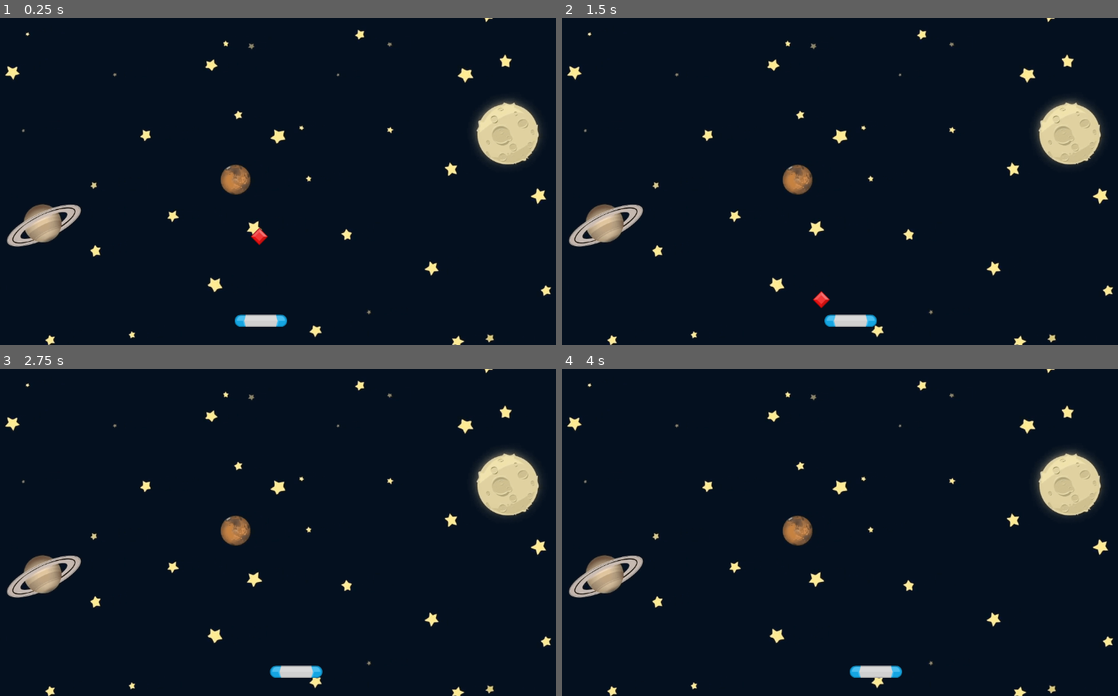
Above: before the commit, frames 1-4 (two rows, left to right).
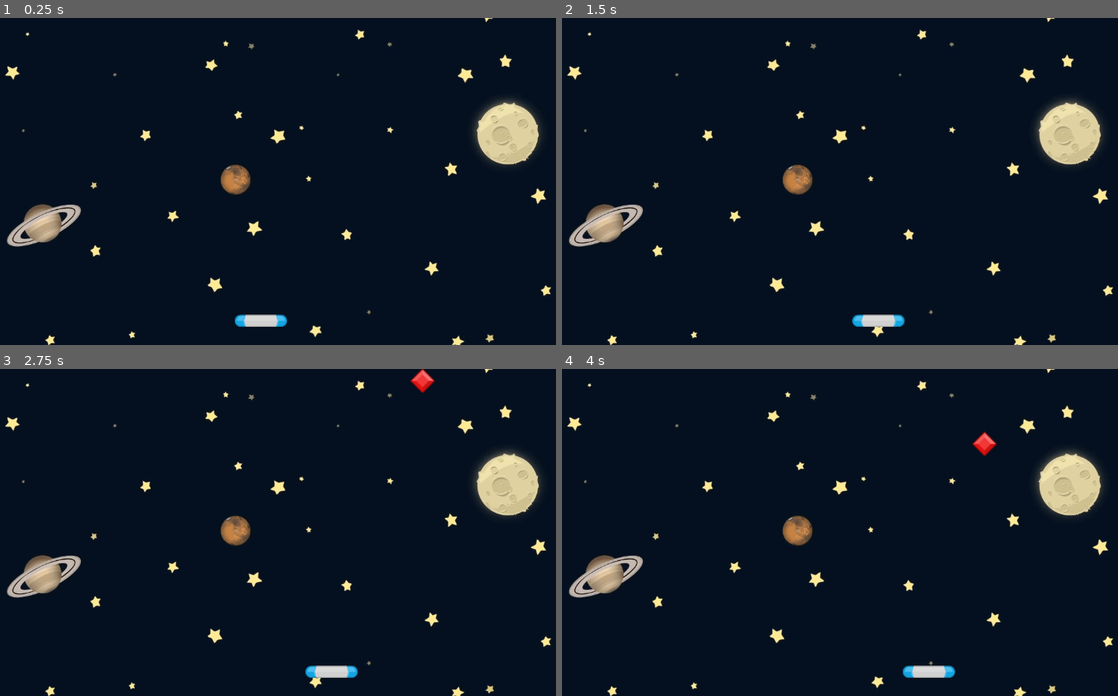
Above: after the commit, the same moments.

Repository: pmatos2000/godot_study
Game: Godot game, scene res://scenes/game.tscn
Two runs of this game, one before a commit and one after it. Both use one fixed random seed, a clock stepped at 60 frames per second and the inputs below.
Inputs:
- Up to frame 1 (0.25 s): no input
- Up to frame 2 (1.5 s): hold Right (right) 0.53-1.28 s; hold Left (left) from 1.28 s (still down)
- Up to frame 3 (2.75 s): release Left (left) at 2.03 s; hold Right (right) from 2.03 s (still down)
- Up to frame 4 (4 s): release Right (right) at 3.53 s; hold Left (left) from 3.53 s (still down)

The runs differ from the first frame. In frame 1, less than 0.1% of the frame differs, in the area x 45-49%, y 64-70%; in frame 2, 0.6%; in frame 3, 0.8%; in frame 4, 0.9%, in the area x 51-79%, y 19-95%.

Commit message:
Spawning gems

Diff:
--- /dev/null
+++ b/gem-gatcher/scenes/game.gd
@@ -0,0 +1,17 @@
+extends Node2D
+
+@export var gen_scene : PackedScene
+
+const GEN_POSITION_INIT_Y: float = -50.0
+const GEN_POSITION_INIT_X_MIN: float = 70.0
+const GEN_POSITION_INIT_X_MAX: float = 1050.0
+
+func spawn_gen() -> void:
+	var new_gen: Gen = gen_scene.instantiate()
+	new_gen.on_gen_off_screen.connect(game_over)
+	var pos_init_x = randf_range(GEN_POSITION_INIT_X_MIN, GEN_POSITION_INIT_X_MAX)
+	new_gen.position = Vector2(pos_init_x, GEN_POSITION_INIT_Y)
+	add_child(new_gen)
+
+func game_over() -> void:
+	print("game_over")
--- a/gem-gatcher/scenes/game.tscn
+++ b/gem-gatcher/scenes/game.tscn
@@ -1,10 +1,13 @@
-[gd_scene load_steps=4 format=3 uid="uid://baqelwm2d1l04"]
+[gd_scene load_steps=5 format=3 uid="uid://baqelwm2d1l04"]
 
 [ext_resource type="Texture2D" uid="uid://b1ngm38ybs60l" path="res://assets/GameBg.png" id="1_oasvu"]
+[ext_resource type="Script" path="res://scenes/game.gd" id="1_y7doh"]
 [ext_resource type="PackedScene" uid="uid://c216d7c2axy2i" path="res://scenes/paddle.tscn" id="2_1alid"]
 [ext_resource type="PackedScene" uid="uid://d4db3nr3kng3o" path="res://scenes/gem.tscn" id="3_cs03i"]
 
 [node name="Game" type="Node2D"]
+script = ExtResource("1_y7doh")
+gen_scene = ExtResource("3_cs03i")
 
 [node name="Background" type="Sprite2D" parent="."]
 position = Vector2(550, 326)
@@ -14,6 +17,8 @@
 [node name="Paddle" parent="." instance=ExtResource("2_1alid")]
 position = Vector2(563, 600)
 
-[node name="Gem" parent="." instance=ExtResource("3_cs03i")]
-position = Vector2(560, 408)
-scale = Vector2(0.7, 0.7)
+[node name="Timer" type="Timer" parent="."]
+wait_time = 2.0
+autostart = true
+
+[connection signal="timeout" from="Timer" to="." method="spawn_gen"]
--- a/gem-gatcher/scenes/gem.gd
+++ b/gem-gatcher/scenes/gem.gd
@@ -1,10 +1,14 @@
 extends Area2D
 
+class_name Gen
+
 const speed: float = 100.0
+
+signal on_gen_off_screen()
 
 func _process(delta: float) -> void:
 	position.y += speed * delta
 
 	if position.y > get_viewport_rect().size.y:
-		set_process(false)
-		queue_free()
+		on_gen_off_screen.emit()
+		Util.remove_node(self)
--- a/gem-gatcher/scenes/paddle.gd
+++ b/gem-gatcher/scenes/paddle.gd
@@ -1,6 +1,6 @@
 extends Area2D
 
-const speed: float = 100.0
+const speed: float = 200.0
 
 func _process(delta: float) -> void:
 	if Input.is_action_pressed("left"):
@@ -9,4 +9,4 @@
 		position.x += speed * delta
 
 func _on_gem_area_entered(area: Area2D) -> void:
-	print(area)
+	Util.remove_node(area)
--- /dev/null
+++ b/gem-gatcher/scenes/util.gd
@@ -0,0 +1,5 @@
+class_name Util
+
+static func remove_node(node: Node) -> void:
+	node.set_process(false)
+	node.queue_free()
